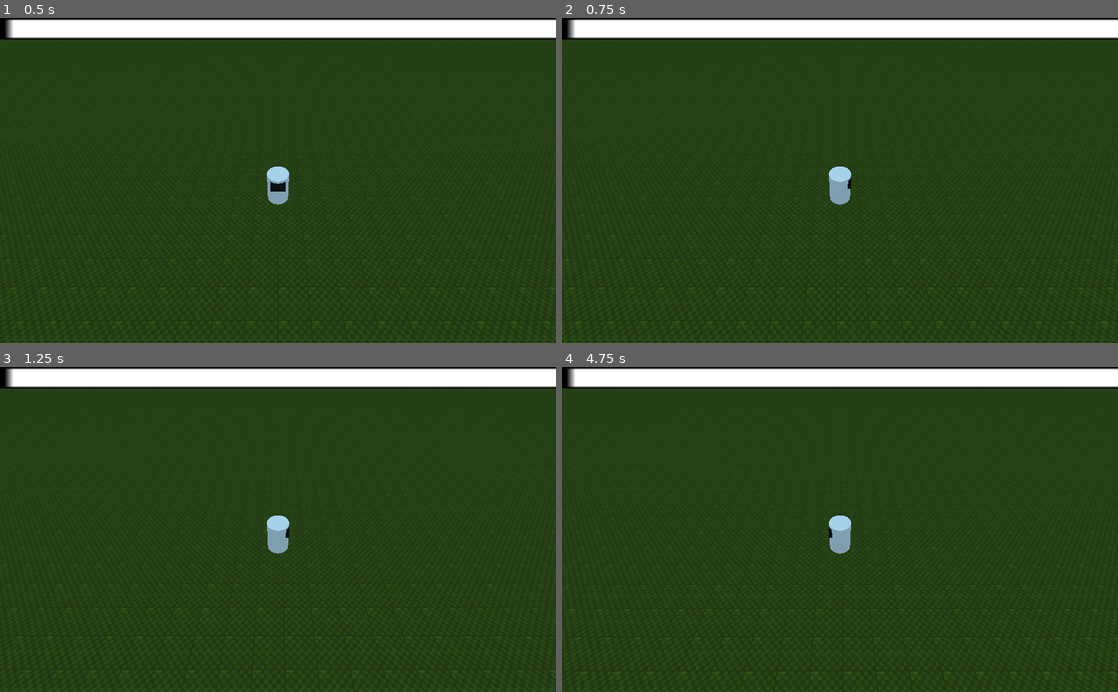
Above: before the commit, frames 1-4 (two rows, left to right).
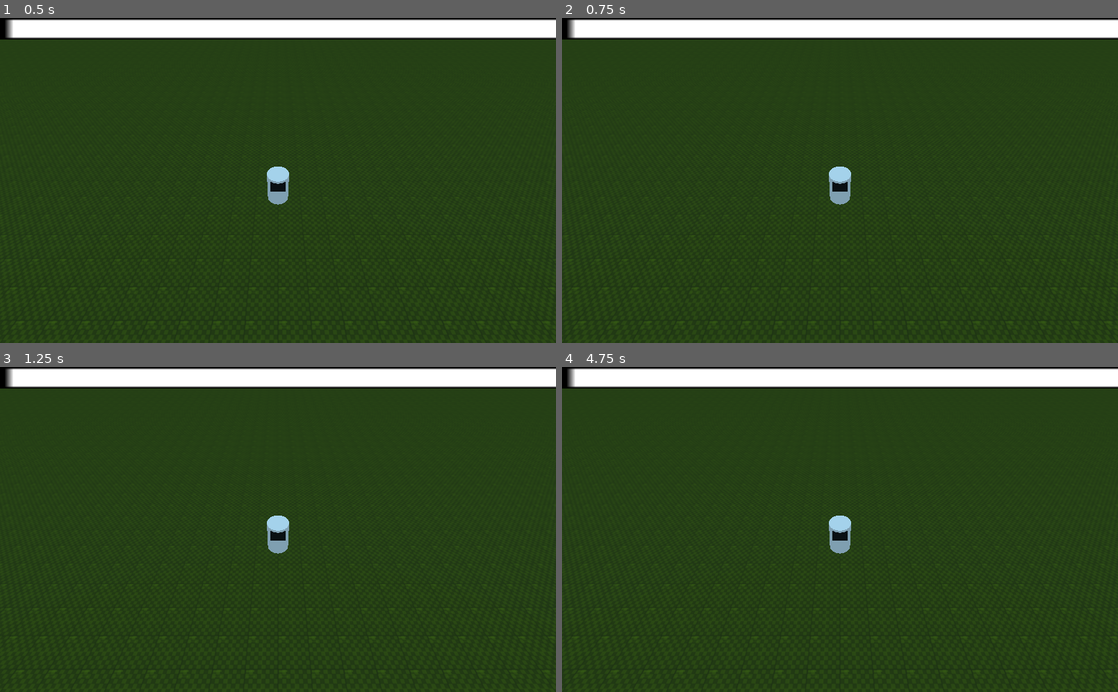
Above: after the commit, the same moments.

Repository: nwallenfang/emberguard
Game: Godot game, scene res://Prototyping/TestLevel.tscn
Same seed, same stepped clock (60 frames per second), same inputs: the game is played once before the commit and once after it. After the commit the project has no main scene; this scene is started directly in both runs.
Inputs:
- Up to frame 1 (0.5 s): no input
- Up to frame 2 (0.75 s): tap Enter at 0.5 s; hold D (move_right, bound only before the commit) from 0.53 s (still down)
- Up to frame 3 (1.25 s): keep holding D (move_right, bound only before the commit)
- Up to frame 4 (4.75 s): release D (move_right, bound only before the commit) at 1.28 s; hold S (move_back, bound only before the commit) 1.28-2.03 s; hold D (move_right, bound only before the commit) 2.03-2.78 s; hold W (move_forward, bound only before the commit) 2.78-3.53 s; hold A (move_left, bound only before the commit) from 3.53 s (still down)

Frame 1 is identical in both runs. In frame 2, 0.2% of the frame differs, in the area x 0-100%, y 47-95%; in frame 3, 0.2%; in frame 4, 0.4%, in the area x 1-100%, y 47-96%.

Commit message:
Small Fire script for optics

Diff:
--- a/Assets/Materials/PlaceHolderRed.tres
+++ b/Assets/Materials/PlaceHolderRed.tres
@@ -1,4 +1,4 @@
 [gd_resource type="SpatialMaterial" format=2]
 
 [resource]
-albedo_color = Color( 1, 0.152941, 0, 1 )
+albedo_color = Color( 1, 0.376471, 0, 1 )
--- /dev/null
+++ b/Objects/Actors/Fire.gd
@@ -0,0 +1,11 @@
+extends Spatial
+
+export var fire_percent : float = 1.0 setget set_fire_percent
+
+func _ready():
+	set_fire_percent(fire_percent)
+
+func set_fire_percent(value):
+	fire_percent = value
+	$Placeholder.scale.y = value
+	$Placeholder.translation.y = .4 * value
--- a/Objects/Actors/Fire.tscn
+++ b/Objects/Actors/Fire.tscn
@@ -1,17 +1,19 @@
-[gd_scene load_steps=3 format=2]
+[gd_scene load_steps=4 format=2]
 
 [ext_resource path="res://Assets/Materials/PlaceHolderRed.tres" type="Material" id=1]
+[ext_resource path="res://Objects/Actors/Fire.gd" type="Script" id=2]
 
 [sub_resource type="CylinderMesh" id=1]
 top_radius = 0.0
 bottom_radius = 0.3
-height = 0.6
+height = 0.8
 
 [node name="Fire" type="Spatial"]
+script = ExtResource( 2 )
 
 [node name="Placeholder" type="Spatial" parent="."]
 
 [node name="MeshInstance" type="MeshInstance" parent="Placeholder"]
-transform = Transform( 1, 0, 0, 0, 1, 0, 0, 0, 1, 0, 0.297482, 0 )
+transform = Transform( 1, 0, 0, 0, 1, 0, 0, 0, 1, 0, 0.399654, 0 )
 mesh = SubResource( 1 )
 material/0 = ExtResource( 1 )
--- a/project.godot
+++ b/project.godot
@@ -27,39 +27,7 @@
 [application]
 
 config/name="Emberguard"
-run/main_scene="res://Prototyping/TestLevel.tscn"
 config/icon="res://icon.png"
-
-[autoload]
-
-UI="*res://UI/UI.tscn"
-
-[input]
-
-move_right={
-"deadzone": 0.5,
-"events": [ Object(InputEventKey,"resource_local_to_scene":false,"resource_name":"","device":0,"alt":false,"shift":false,"control":false,"meta":false,"command":false,"pressed":false,"scancode":0,"physical_scancode":68,"unicode":0,"echo":false,"script":null)
-, Object(InputEventJoypadMotion,"resource_local_to_scene":false,"resource_name":"","device":0,"axis":0,"axis_value":1.0,"script":null)
- ]
-}
-move_left={
-"deadzone": 0.5,
-"events": [ Object(InputEventKey,"resource_local_to_scene":false,"resource_name":"","device":0,"alt":false,"shift":false,"control":false,"meta":false,"command":false,"pressed":false,"scancode":0,"physical_scancode":65,"unicode":0,"echo":false,"script":null)
-, Object(InputEventJoypadMotion,"resource_local_to_scene":false,"resource_name":"","device":0,"axis":0,"axis_value":-1.0,"script":null)
- ]
-}
-move_forward={
-"deadzone": 0.5,
-"events": [ Object(InputEventKey,"resource_local_to_scene":false,"resource_name":"","device":0,"alt":false,"shift":false,"control":false,"meta":false,"command":false,"pressed":false,"scancode":0,"physical_scancode":87,"unicode":0,"echo":false,"script":null)
-, Object(InputEventJoypadMotion,"resource_local_to_scene":false,"resource_name":"","device":0,"axis":1,"axis_value":-1.0,"script":null)
- ]
-}
-move_back={
-"deadzone": 0.5,
-"events": [ Object(InputEventKey,"resource_local_to_scene":false,"resource_name":"","device":0,"alt":false,"shift":false,"control":false,"meta":false,"command":false,"pressed":false,"scancode":0,"physical_scancode":83,"unicode":0,"echo":false,"script":null)
-, Object(InputEventJoypadMotion,"resource_local_to_scene":false,"resource_name":"","device":0,"axis":1,"axis_value":1.0,"script":null)
- ]
-}
 
 [physics]
 
